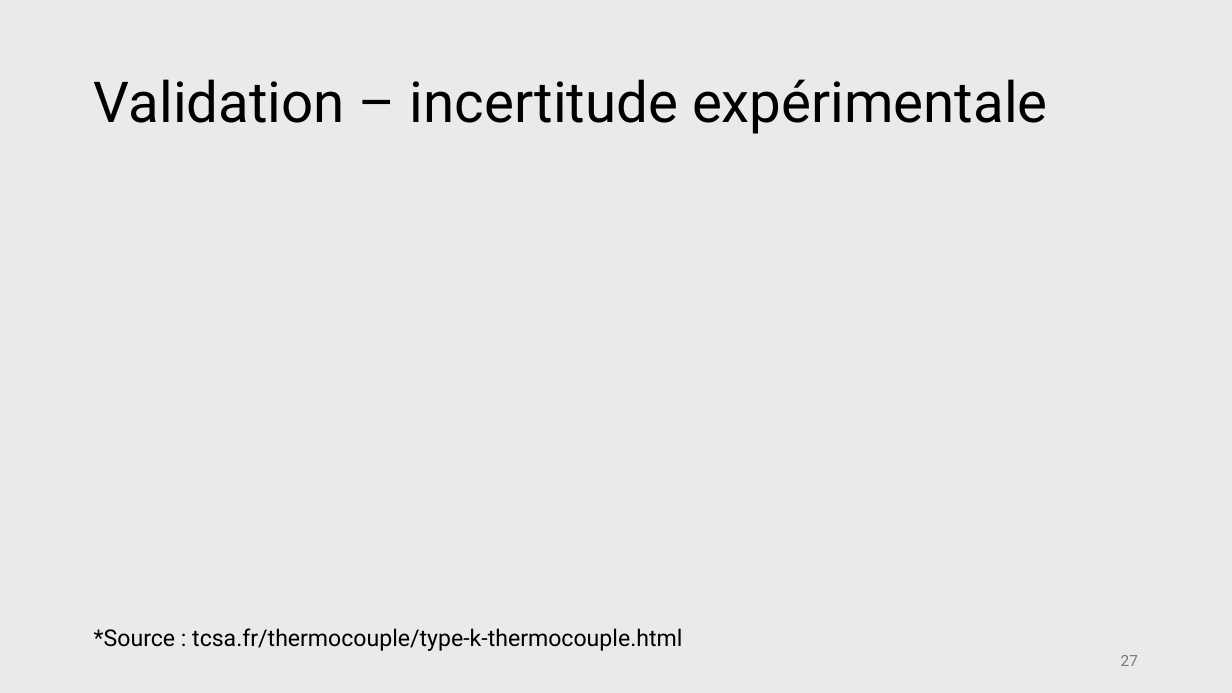
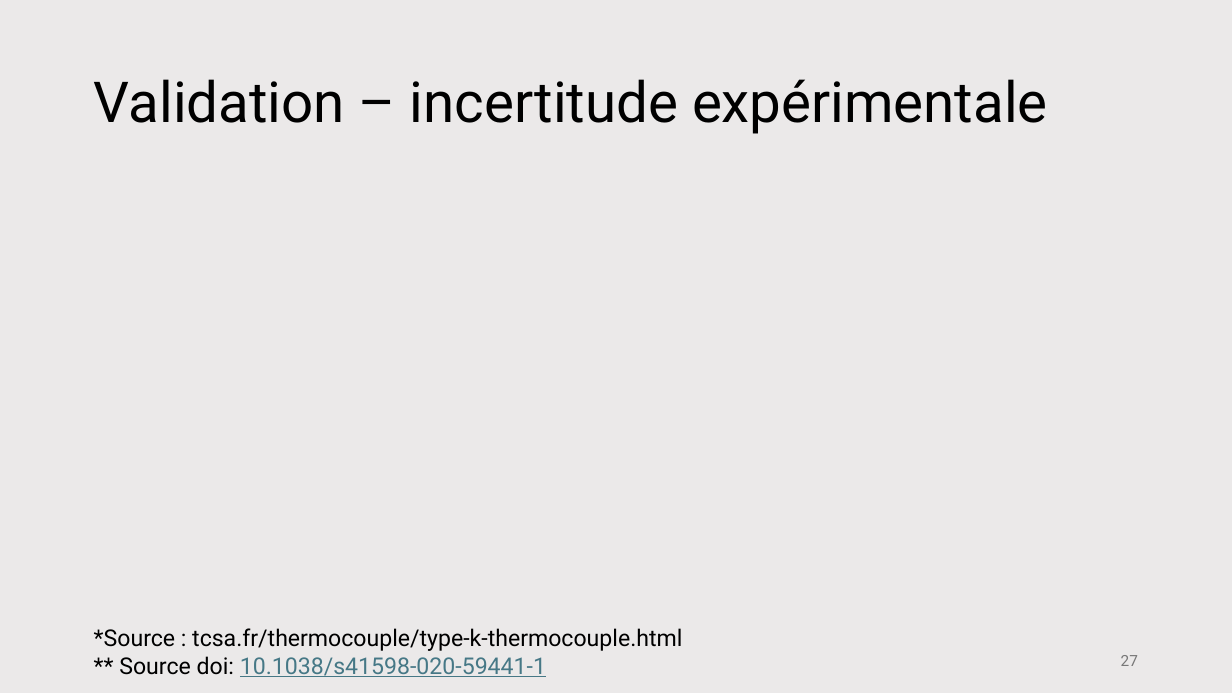
Before and after one commit to antoine-pt/MEC8211, a slide deck: slide 27 of projet_final/projet_final/MEC8211-Projet-final-Presentation.pptx. Drawn at 1232x693 pixels with LibreOffice and Linux fonts; fonts in the diff are those of the drawing; grey boxes stand for pictures. Boxes give left, top, right and bottom in pixels: in the first picture for what was removed or moved away, otherwise in the second. Text is boxed around its words. In the diff, an @@ line names an element or a change of style, - is before the commit and + after.

```diff
--- a/projet_final/projet_final/MEC8211-Projet-final-Presentation.pptx
+++ b/projet_final/projet_final/MEC8211-Projet-final-Presentation.pptx
@@ text at [119,656,546,677]: paragraph added @@
+** Source doi: 10.1038/s41598-020-59441-1
```
Also in this commit, not shown: 1 other slide changed.
